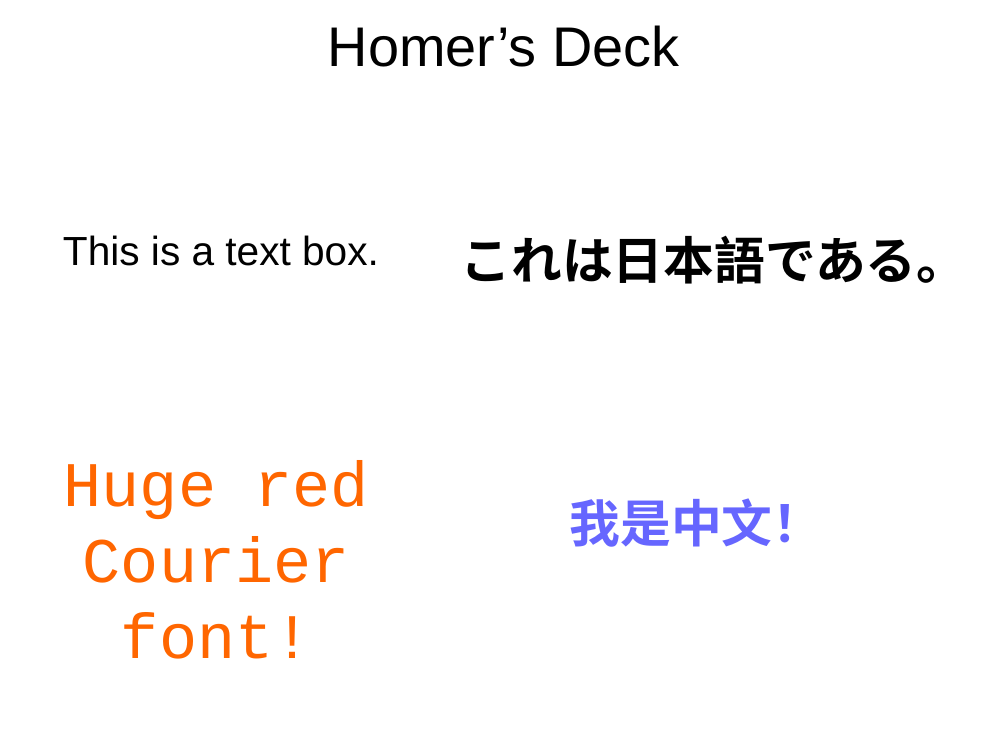
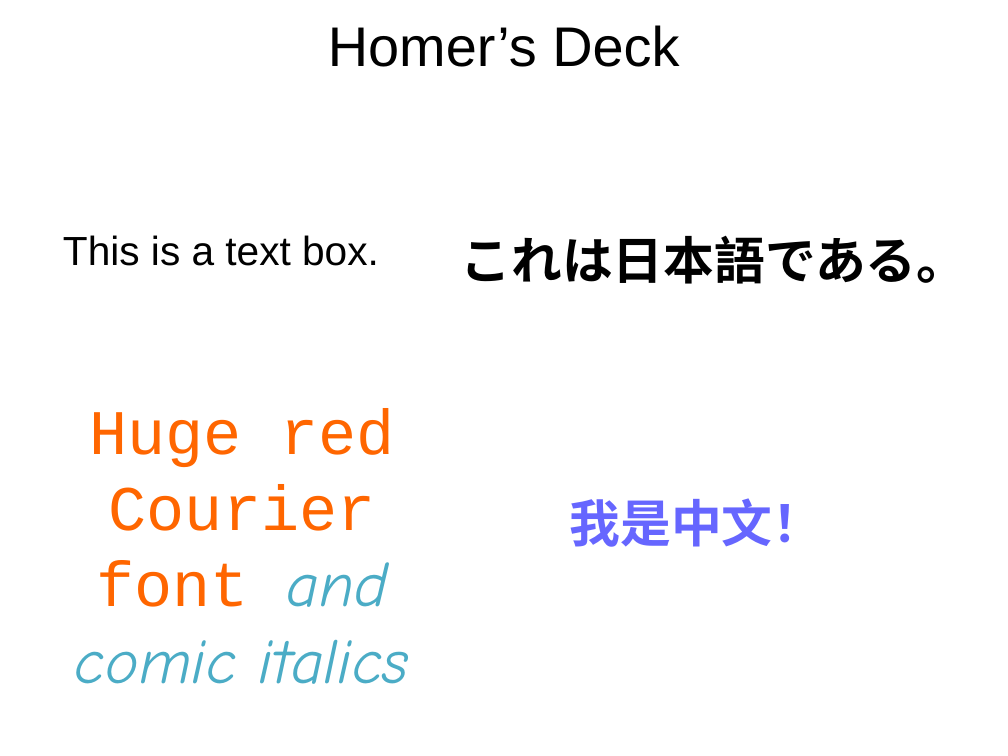
Before and after one commit to HomerReid/TranslatePPTX, a slide deck: slide 1 of example/MyDeck.pptx. Drawn at 1008x756 pixels with LibreOffice and Linux fonts; fonts in the diff are those of the drawing. Boxes give left, top, right and bottom in pixels: in the first picture for what was removed or moved away, otherwise in the second. Text is boxed around its words. In the diff, an @@ line names an element or a change of style, - is before the commit and + after.

```diff
--- a/example/MyDeck.pptx
+++ b/example/MyDeck.pptx
@@ text at <box>75,409,409,684</box>: text changed @@
-Huge red Courier font!
+Huge red Courier font and comic italics
```
Also in this commit, not shown: 2 other files.
